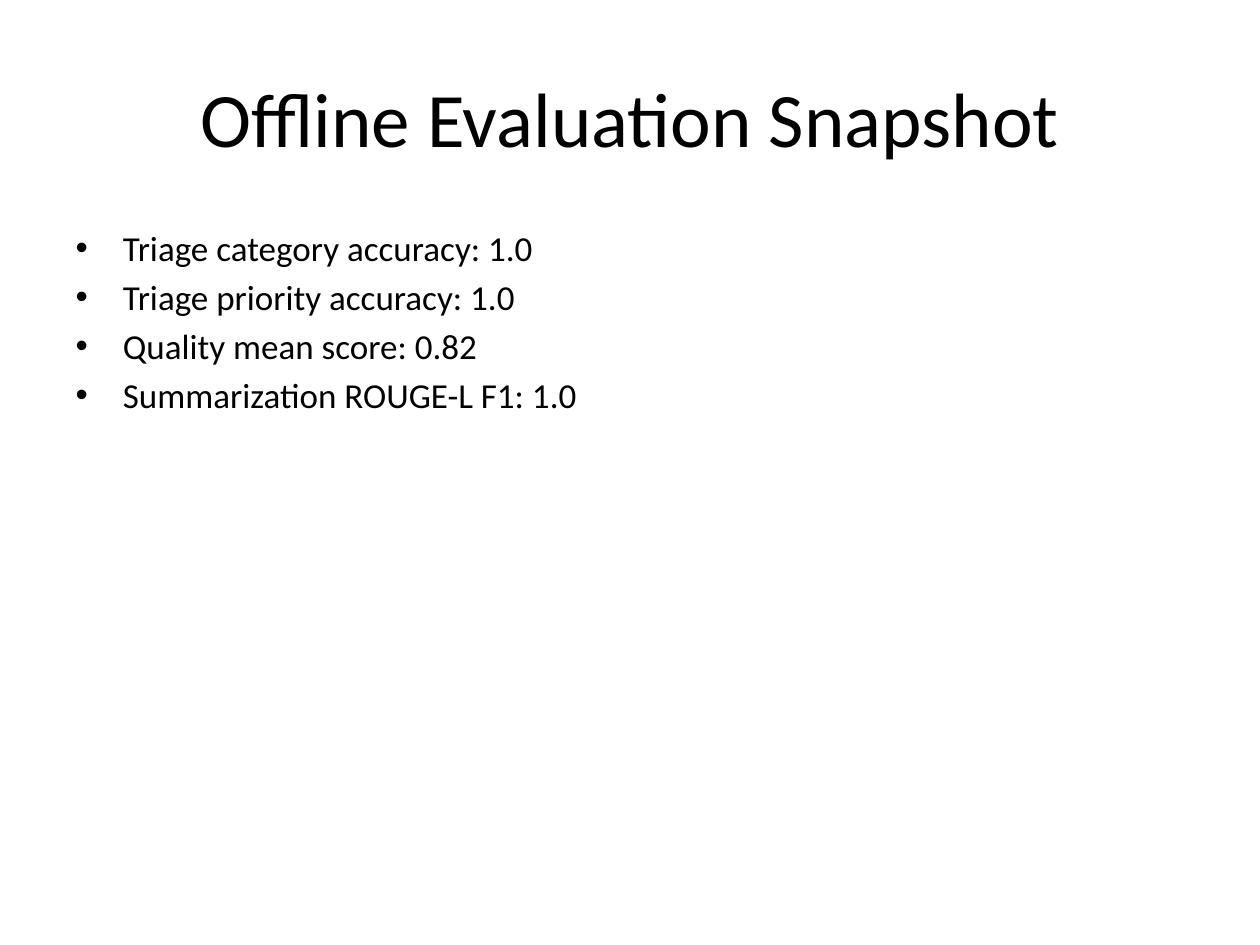
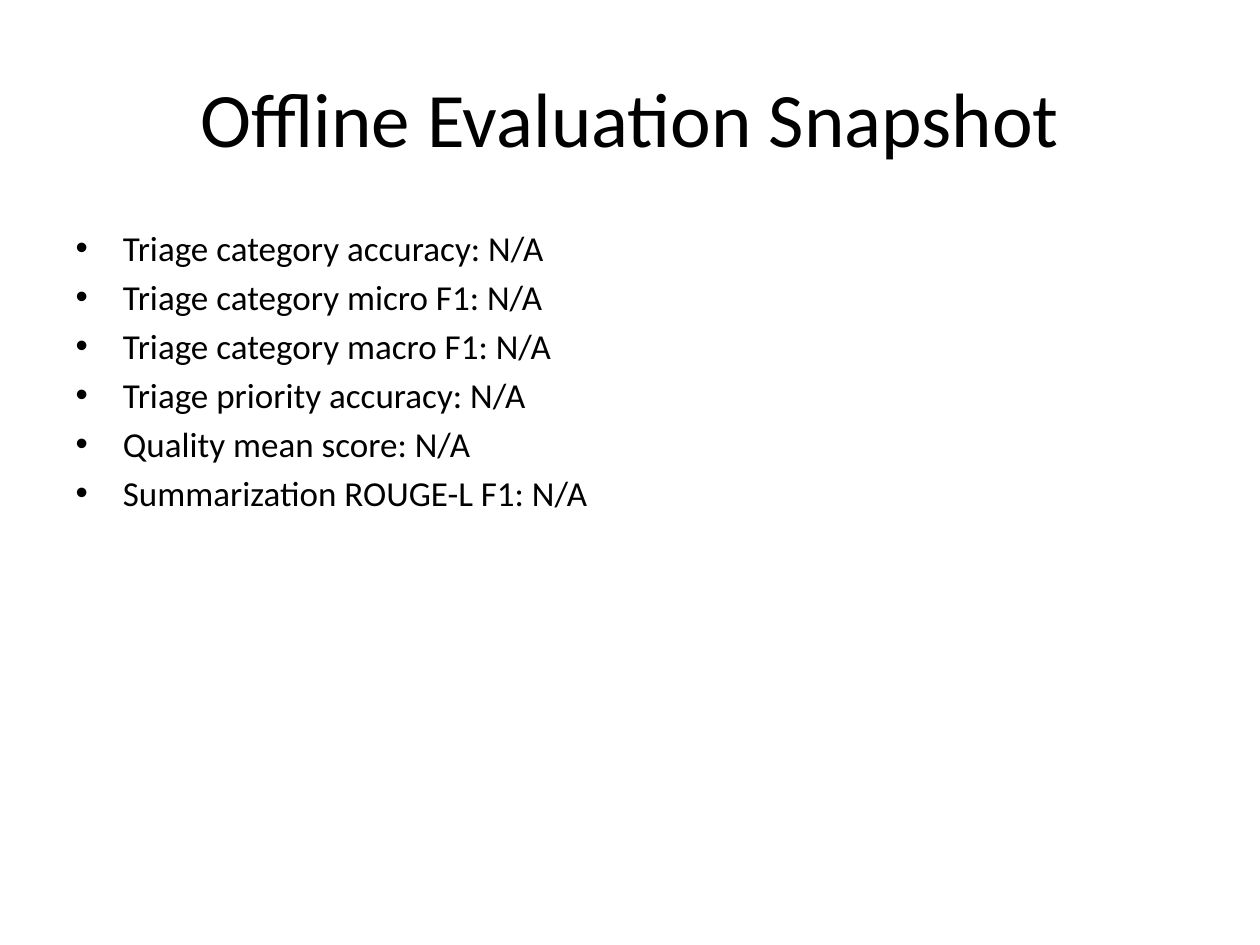
Before and after one commit to dev4-gpt/llm-assisted-customer-support, a slide deck: slide 44 of LLM_Assist_Final_Presentation_50_Slides.pptx. Drawn at 1260x945 pixels with LibreOffice and Linux fonts; fonts in the diff are those of the drawing. Boxes give left, top, right and bottom in pixels: in the first picture for what was removed or moved away, otherwise in the second. Text is boxed around its words. In the diff, an @@ line names an element or a change of style, - is before the commit and + after.

```diff
--- a/LLM_Assist_Final_Presentation_50_Slides.pptx
+++ b/LLM_Assist_Final_Presentation_50_Slides.pptx
@@ text at bbox=[123, 236, 587, 508]: text changed @@
-• Triage category accuracy: 1.0
-• Triage priority accuracy: 1.0
-• Quality mean score: 0.82
-• Summarization ROUGE-L F1: 1.0
+• Triage category accuracy: N/A
+• Triage category micro F1: N/A
+• Triage category macro F1: N/A
+• Triage priority accuracy: N/A
+• Quality mean score: N/A
+• Summarization ROUGE-L F1: N/A
```
Also in this commit, not shown: 1 other slide changed, 10 other files.
